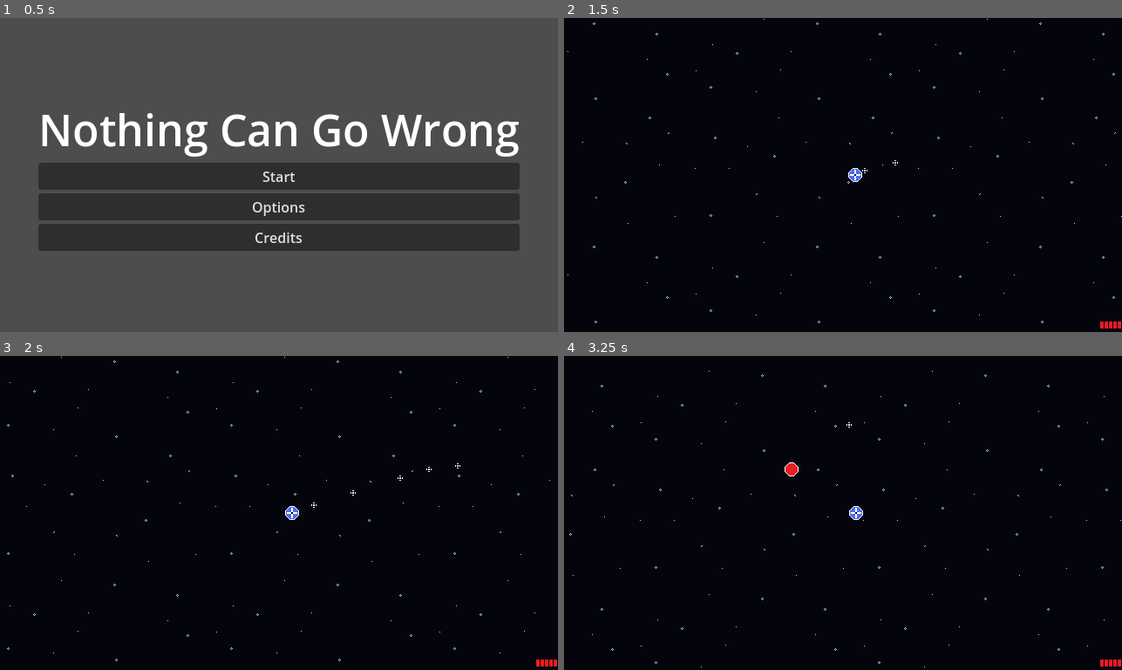
Above: before the commit, frames 1-4 (two rows, left to right).
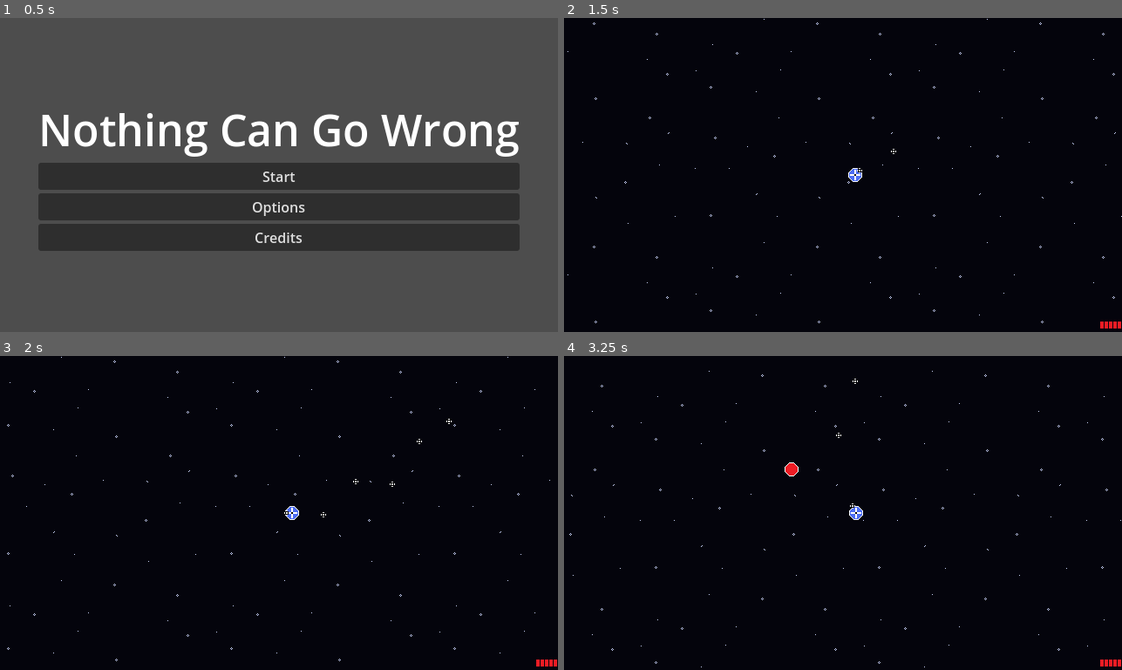
Above: after the commit, the same moments.

Repository: WinterAtne/Game-Jam
Game: Godot game, scene res://scenes/main.tscn
The game is run twice, just before and just after one commit, with the same random seed, the same clock (stepped at 60 frames per second) and the same inputs.
Inputs (mouse positions are in pixels of both pictures, inside the frame that each line leads up to):
- Up to frame 1 (0.5 s): no input
- Up to frame 2 (1.5 s): click "Start" at 0.5 s; tap Enter at 1.25 s; move the mouse to (965, 159) at 1.27 s; press the mouse at (965, 159) at 1.28 s; hold D (right) from 1.28 s (still down)
- Up to frame 3 (2 s): keep holding D (right)
- Up to frame 4 (3.25 s): move the mouse to (731, 528) at 2.02 s; release D (right) at 2.03 s; release the mouse at (731, 528) at 2.03 s; hold Down (down) 2.03-2.78 s; click (731, 528) at 2.1 s; move the mouse to (898, 443) at 2.77 s; press the mouse at (898, 443) at 2.78 s; hold D (right) from 2.78 s (still down)

Frame 1 is identical in both runs. In frame 2, less than 0.1% of the frame differs, in the area x 52-60%, y 41-50%; in frame 3, less than 0.1%, in the area x 50-83%, y 20-52%; in frame 4, less than 0.1%.

Commit message:
Further refinements to the gun

Diff:
--- a/scenes/player.gd
+++ b/scenes/player.gd
@@ -11,8 +11,8 @@
 const heal_again : float = 0.5
 const shooting_time : float = 30
 const jam_time : float = 10
-const max_time_between_shots : float = 0.25
-const min_time_between_shots : float = 0.05
+const time_between_shots : float = 0.1
+const inaccruracy : float = 0.2
 
 static var instance : Player = null
 
@@ -61,8 +61,9 @@
 
 func _process(_delta: float) -> void:
 	if (!is_jammed and can_shoot and Input.is_action_pressed("shoot")):
-		gun_fied.emit(position.direction_to(get_global_mouse_position()))
-		%ShootTimer.start(randf_range(min_time_between_shots, max_time_between_shots))
+		var target_direction : Vector2 = position.direction_to(get_global_mouse_position())
+		gun_fied.emit(target_direction.rotated(randf_range(-inaccruracy,inaccruracy)))
+		%ShootTimer.start(time_between_shots)
 		can_shoot = false
 
 func _on_damageable_died() -> void:
